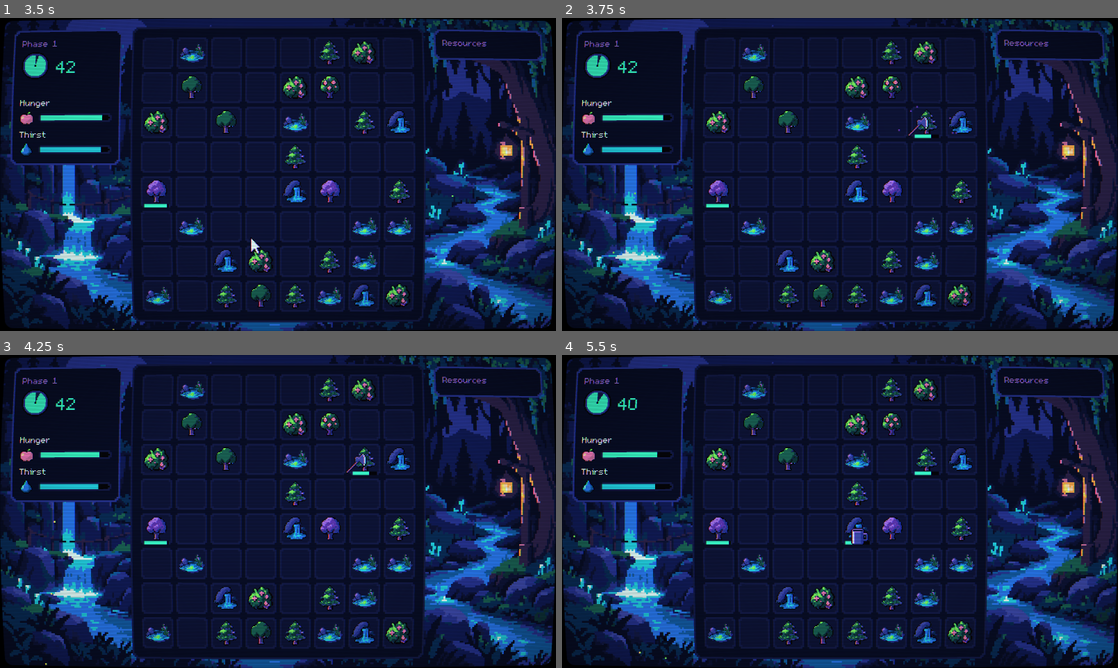
Above: before the commit, frames 1-4 (two rows, left to right).
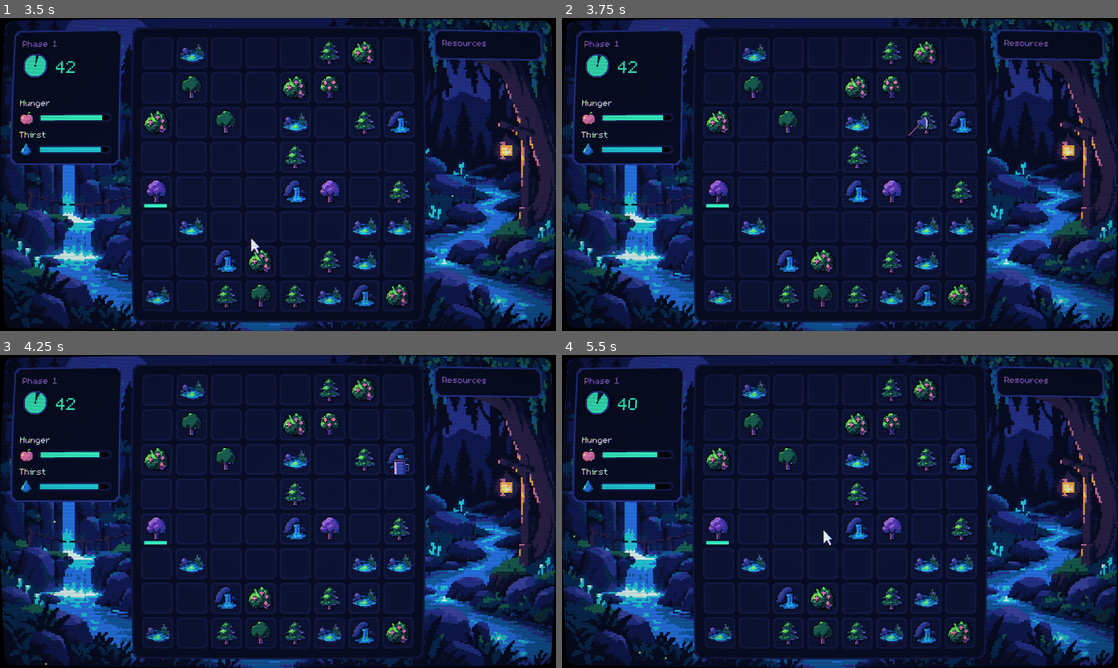
Above: after the commit, the same moments.

Repository: thiagoalgo/deepglow-ai-original
Game: Godot game, scene res://src/main/app.tscn
Same seed, same stepped clock (60 frames per second), same inputs: the game is played once before the commit and once after it.
Inputs (mouse positions are in pixels of both pictures, inside the frame that each line leads up to):
- Up to frame 1 (3.5 s): click "English" at 0.5 s; click "New game" at 1.25 s; tap Enter at 2 s; move the mouse to (400, 158) at 2.02 s; press the mouse at (400, 158) at 2.03 s; hold Right (board_right) 2.03-2.75 s; release the mouse at (400, 158) at 2.75 s; tap Space at 2.75 s; drag from (166, 190) to (250, 237) at 2.77 s
- Up to frame 2 (3.75 s): tap Enter at 3.5 s; move the mouse to (895, 105) at 3.52 s; press the mouse at (895, 105) at 3.53 s; hold Right (board_right) from 3.53 s (still down)
- Up to frame 3 (4.25 s): keep holding Right (board_right)
- Up to frame 4 (5.5 s): release Right (board_right) at 4.25 s; release the mouse at (895, 442) at 4.25 s; drag from (812, 574) to (673, 464) at 4.27 s; tap Space at 5 s; move the mouse to (1006, 558) at 5.02 s; press the mouse at (1006, 558) at 5.03 s; hold Left (board_left) from 5.03 s (still down)

Frame 1 is identical in both runs. In frame 2, less than 0.1% of the frame differs, in the area x 60-72%, y 28-39%; in frame 3, 0.3%; in frame 4, 0.3%, in the area x 46-68%, y 37-62%.

Commit message:
fix: step the board cursor once per stick tilt, with timed repeat
A tilted analog stick sends a stream of motion events, and each one moved
the cursor a cell, so it raced across the board. Board now polls the
board_* actions: one step per press, then a timed repeat, with press and
release thresholds for the stick. Keys and d-pad share the same repeat.

Co-Authored-By: Claude Opus 5.5 <noreply@anthropic.com>
Claude-Session: https://claude.ai/code/session_012dh8mRUjYh5ntJv4jzA78g

Diff:
--- a/src/board/board.gd
+++ b/src/board/board.gd
@@ -19,12 +19,27 @@
 }
 
 @export var config: BoardConfig
+@export_group("Key/gamepad navigation")
+## Seconds a direction must stay held before the cursor starts repeating.
+@export var repeat_delay: float = 0.4
+## Seconds between repeated steps while a direction stays held.
+@export var repeat_interval: float = 0.16
+## Analog stick: tilt needed to press a direction, and tilt below which it is
+## released again (hysteresis, so a stick resting near the edge does not flicker).
+@export_range(0.0, 1.0) var stick_press: float = 0.6
+@export_range(0.0, 1.0) var stick_release: float = 0.35
 
 var model: BoardModel
 var hovered_cell: Vector2i = INVALID_CELL
 ## Keys/gamepad move the hovered cell only while enabled (set by the Phase state),
 ## so menus drawn over the board keep those inputs.
-var navigation_enabled: bool = false
+var navigation_enabled: bool = false:
+	set(value):
+		navigation_enabled = value
+		_held.clear()
+
+## Directions currently held (action -> seconds until the next repeated step).
+var _held: Dictionary[StringName, float] = {}
 
 @onready var _grid_view: BoardGridView = %GridView
 @onready var _items_root: Node2D = %Items
@@ -82,15 +97,38 @@
 
 # --- Input -------------------------------------------------------------------
 
+## Directions are polled (not read from events): an analog stick sends a stream
+## of motion events while tilted, which would move the cursor many cells at once.
+## One step per press, then a timed repeat, the same for keys, d-pad and stick.
+func _process(delta: float) -> void:
+	if not navigation_enabled:
+		return
+	var step := Vector2i.ZERO
+	for action: StringName in NAV_ACTIONS:
+		var strength := Input.get_action_raw_strength(action)
+		if _held.has(action):
+			if strength < stick_release:
+				_held.erase(action)
+				continue
+			_held[action] -= delta
+			if _held[action] <= 0.0:
+				_held[action] += repeat_interval
+				step += NAV_ACTIONS[action]
+		elif strength >= stick_press:
+			_held[action] = repeat_delay
+			step += NAV_ACTIONS[action]
+	if step != Vector2i.ZERO:
+		_navigate(step)
+
+
 func _unhandled_input(event: InputEvent) -> void:
 	if event is InputEventMouseMotion:
 		_update_hover(local_to_cell(get_local_mouse_position()))
 		return
 	if navigation_enabled:
 		for action: StringName in NAV_ACTIONS:
-			if event.is_action_pressed(action, true):
-				_navigate(NAV_ACTIONS[action])
-				get_viewport().set_input_as_handled()
+			if event.is_action(action):
+				get_viewport().set_input_as_handled()  # moved in _process
 				return
 	if event.is_action_pressed(&"select") and hovered_cell != INVALID_CELL:
 		cell_clicked.emit(hovered_cell)
@@ -101,7 +139,8 @@
 		get_viewport().set_input_as_handled()
 
 
-## Moves the hovered cell one step (the first press starts from the centre).
+## Moves the hovered cell one step, diagonals included (the first press starts
+## from the centre).
 func _navigate(direction: Vector2i) -> void:
 	var cell := hovered_cell
 	if cell == INVALID_CELL:
Not shown, changed: AGENTS.md
